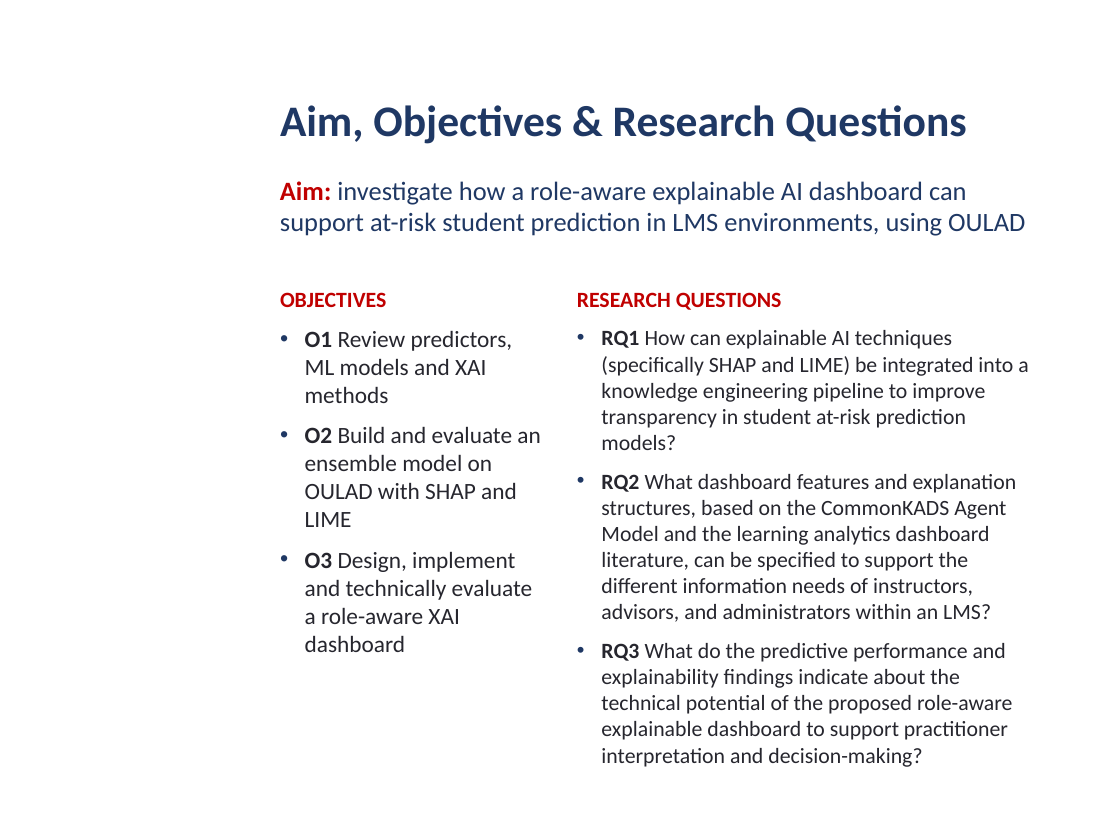
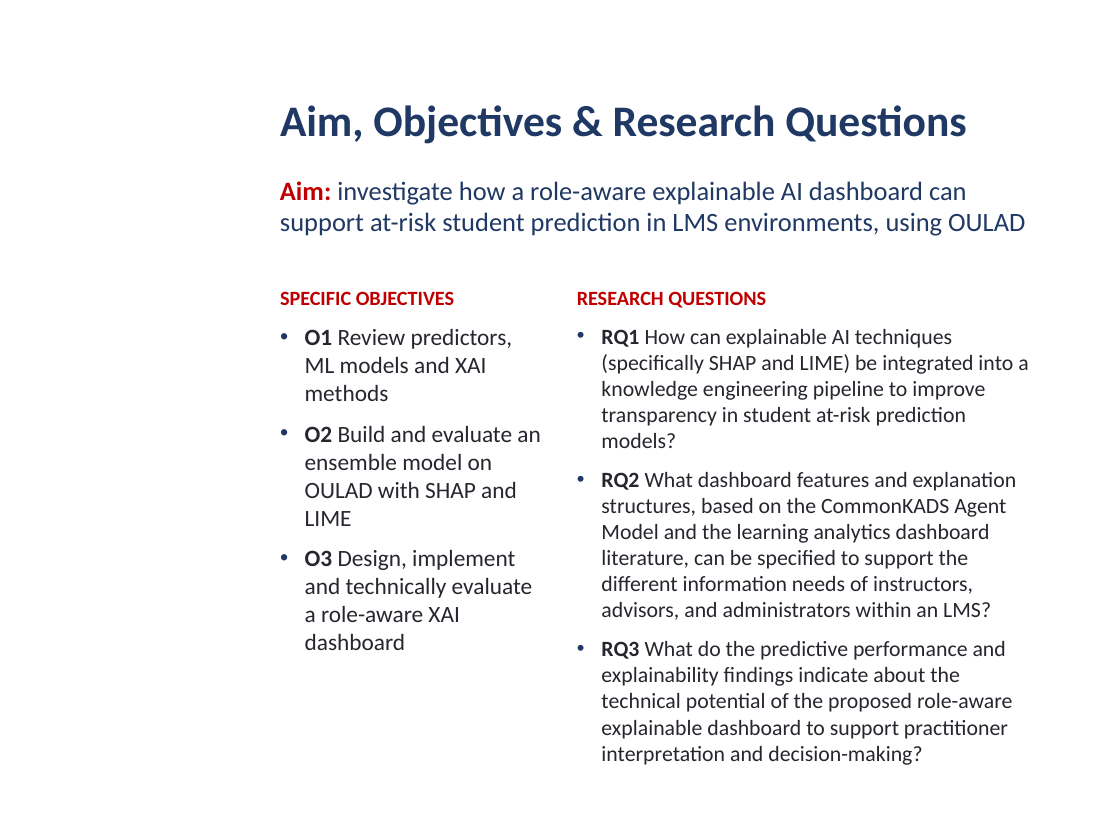
Before and after one commit to daniel-larry/python-run-result, a slide deck: slide 4 of Internal_Defense_Presentation.pptx. Drawn at 1120x840 pixels with LibreOffice and Linux fonts; fonts in the diff are those of the drawing; background and template pictures are left out. Boxes give left, top, right and bottom in pixels: in the first picture for what was removed or moved away, otherwise in the second. Text is boxed around its words. In the diff, an @@ line names an element or a change of style, - is before the commit and + after.

```diff
--- a/Internal_Defense_Presentation.pptx
+++ b/Internal_Defense_Presentation.pptx
@@ text at <box>280,291,454,305</box>: text changed; size 14 to 13 pt @@
-OBJECTIVES
+SPECIFIC OBJECTIVES
@@ text at <box>577,291,766,308</box>: size 14 to 13 pt in "RESEARCH QUESTIONS" @@
```
Also in this commit, not shown: 9 other slides changed.
